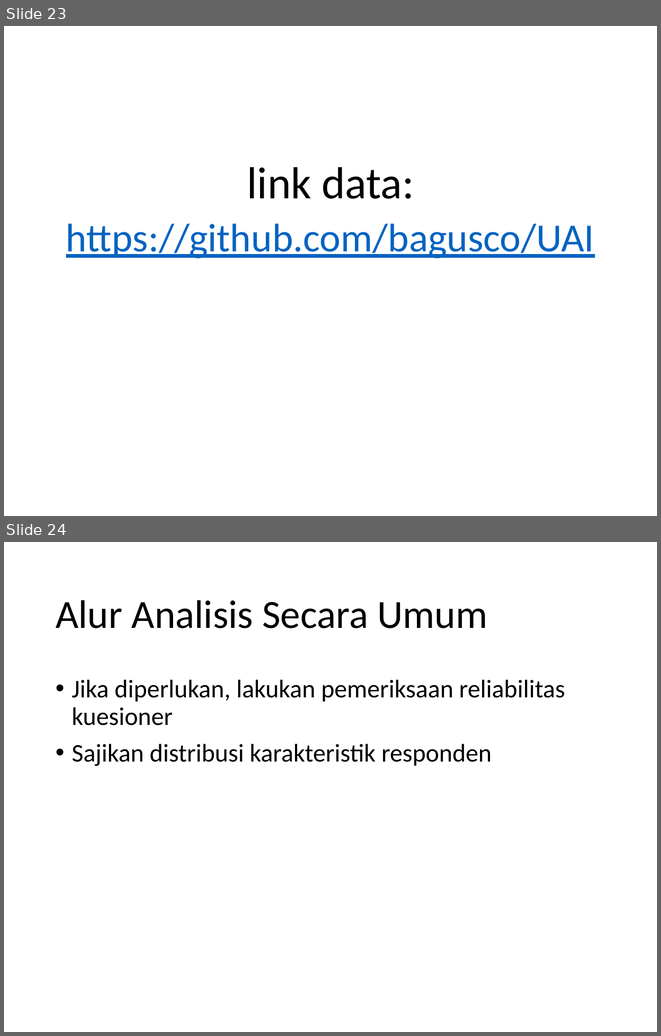
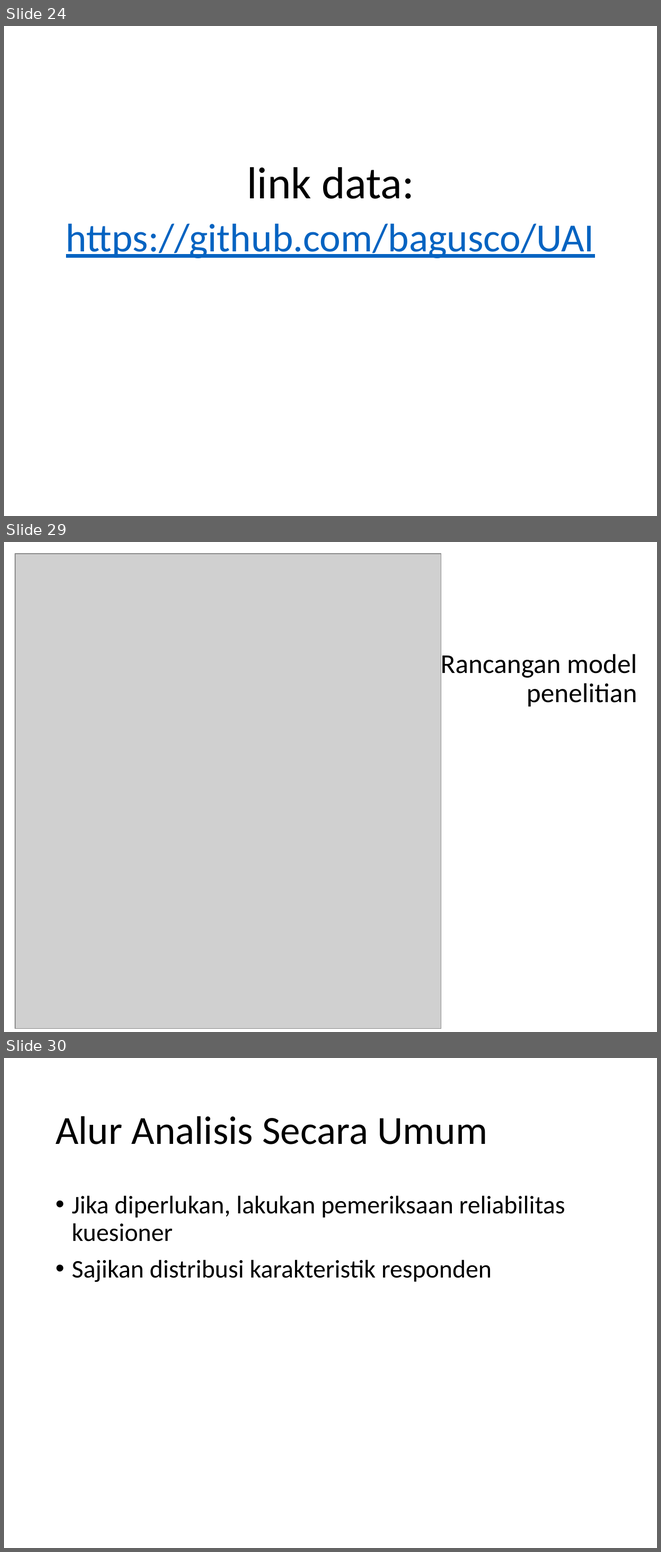
Before and after one commit to bagusco/UAI, a slide deck: Bahan Diskusi di UAI.pptx. Shown one above the other, each under a label of ours: slides 23 and 24 before the commit, slides 24, 29 and 30 after it; the slides between them are not shown. The pictures are 661x1036 and 661x1552 pixels, drawn with LibreOffice and Linux fonts; fonts in the diff are those of the drawing; grey boxes stand for pictures. Boxes give left, top, right and bottom in pixels: in the first picture for what was removed or moved away, otherwise in the second. Text is boxed around its words. In the diff, an @@ line names an element or a change of style, - is before the commit and + after.

```diff
--- a/Bahan Diskusi di UAI.pptx
+++ b/Bahan Diskusi di UAI.pptx
@@ slide 29 added at [4,542,657,1032], background #FFFFFF @@
@@ picture added at [15,554,441,1029] @@
@@ title added at [441,650,637,707], 30 pt, text #000000 @@
+Rancangan model penelitian
@@ what was slide 23 is now slide 24 @@
@@ what was slide 24 is now slide 30 @@
```
Also in this commit, not shown: 1 slide changed, 10 other slides added, 2 slides removed.
